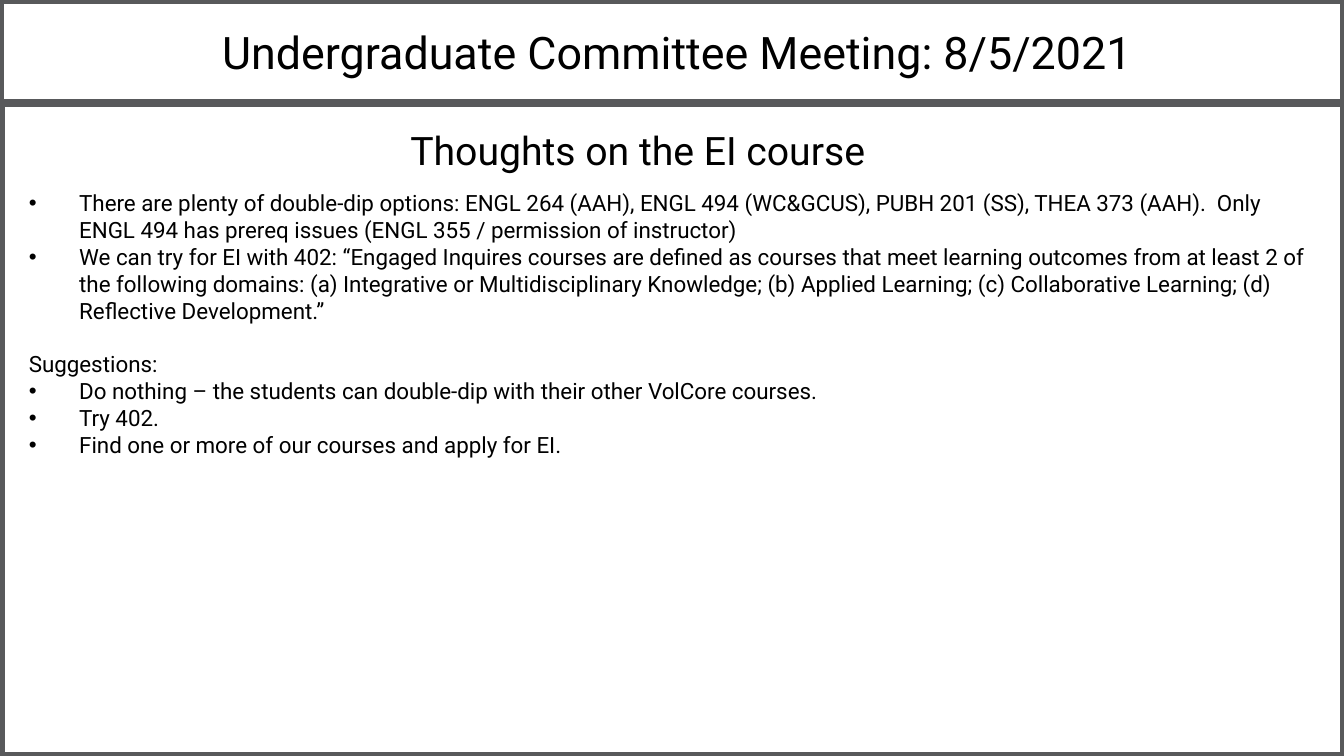
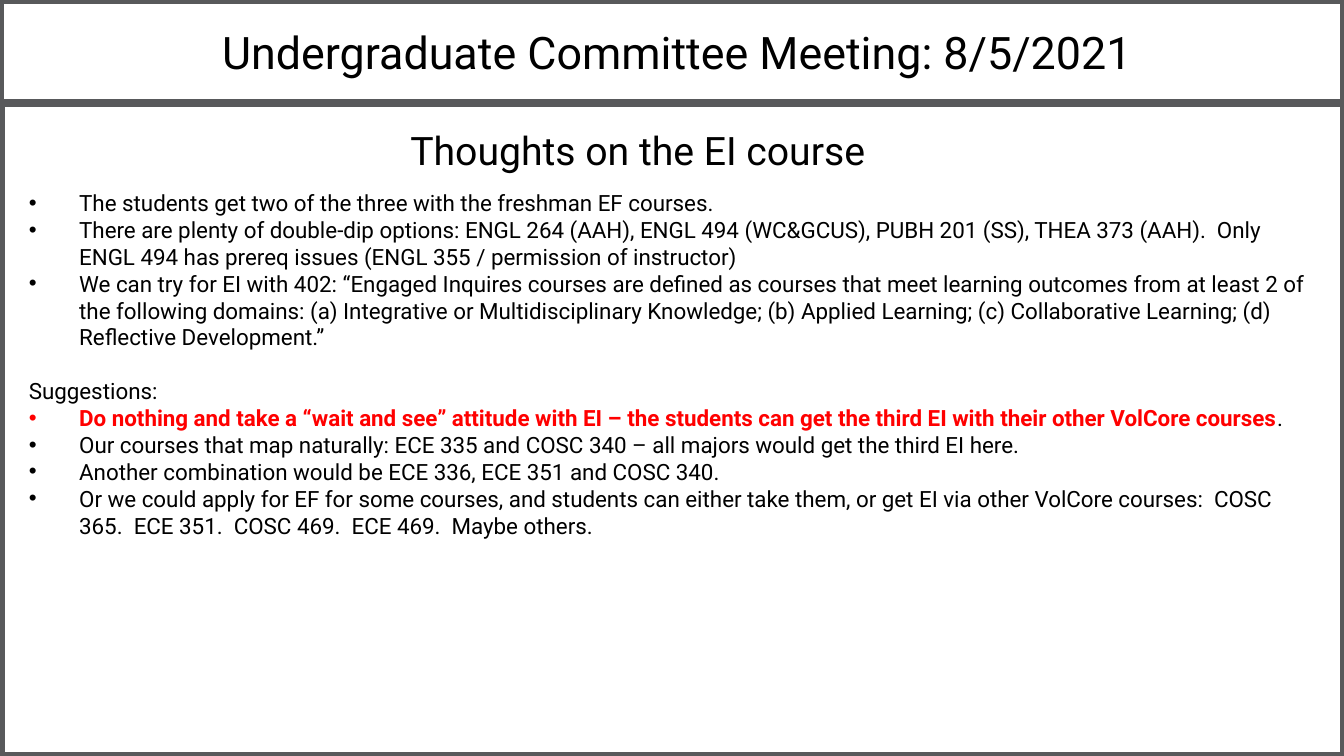
Before and after one commit to jimplank/undergraduate-committee, a slide deck: slide 7 of 2021-08-05-Vol-Core/Slides.pptx. Drawn at 1344x756 pixels with LibreOffice and Linux fonts; fonts in the diff are those of the drawing. Boxes give left, top, right and bottom in pixels: in the first picture for what was removed or moved away, otherwise in the second. Text is boxed around its words. In the diff, an @@ line names an element or a change of style, - is before the commit and + after.

```diff
--- a/2021-08-05-Vol-Core/Slides.pptx
+++ b/2021-08-05-Vol-Core/Slides.pptx
@@ text at (x1=79, y1=194, x2=713, y2=216): paragraph added @@
+• The students get two of the three with the freshman EF courses.
@@ text at (x1=79, y1=409, x2=1283, y2=539): text changed @@
-• Do nothing – the students can double-dip with their other VolCore courses.
-• Try 402.
-• Find one or more of our courses and apply for EI.
+• Do nothing and take a “wait and see” attitude with EI – the students can get the third EI with their other VolCore courses.
+• Our courses that map naturally: ECE 335 and COSC 340 – all majors would get the third EI here.
+• Another combination would be ECE 336, ECE 351 and COSC 340.
+• Or we could apply for EF for some courses, and students can either take them, or get EI via other VolCore courses: COSC 365. ECE 351. COSC 469. ECE 469. Maybe others.
```
Also in this commit, not shown: 4 other slides changed, 3 other files.
